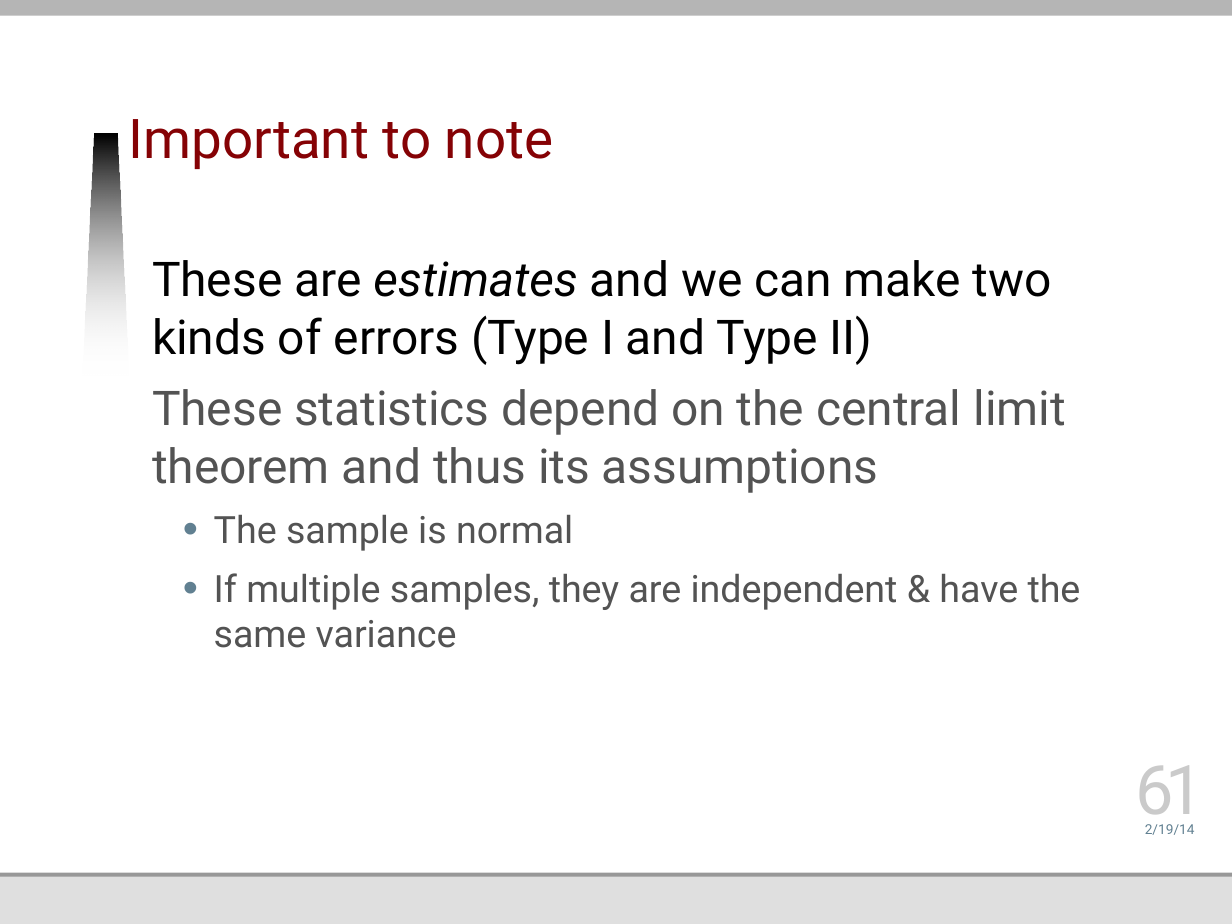
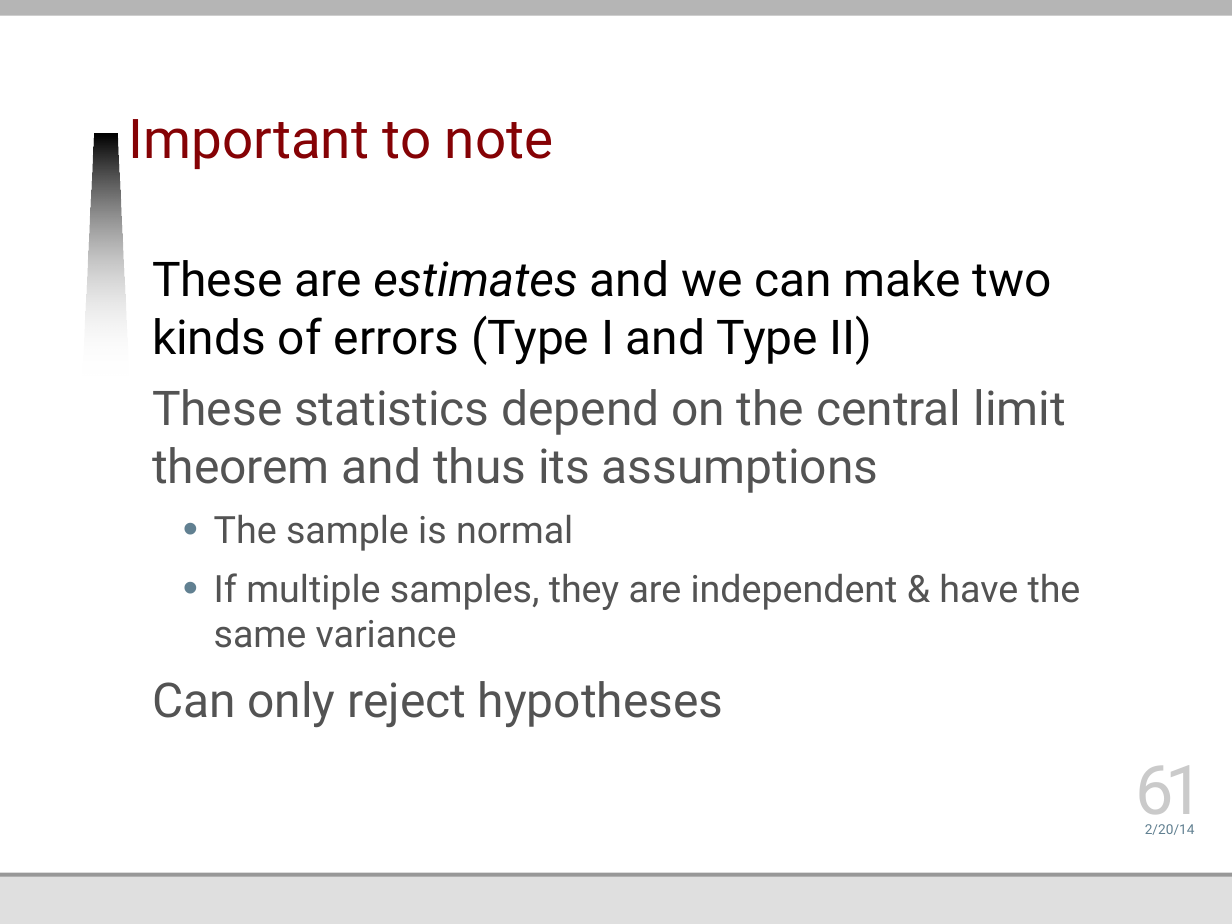
Before and after one commit to jmankoff/data, a slide deck: slide 61 of Lectures/8 Introductory Statistics.pptx. Drawn at 1232x924 pixels with LibreOffice and Linux fonts; fonts in the diff are those of the drawing; background and template pictures are left out. Boxes give left, top, right and bottom in pixels: in the first picture for what was removed or moved away, otherwise in the second. Text is boxed around its words. In the diff, an @@ line names an element or a change of style, - is before the commit and + after.

```diff
--- a/Lectures/8 Introductory Statistics.pptx
+++ b/Lectures/8 Introductory Statistics.pptx
@@ text at (152,681,723,727): paragraph added @@
+Can only reject hypotheses
@@ text at (1145,824,1195,835): text changed @@
-2/19/14
+2/20/14
```
Also in this commit, not shown: 2 other slides changed, 3 other files.
